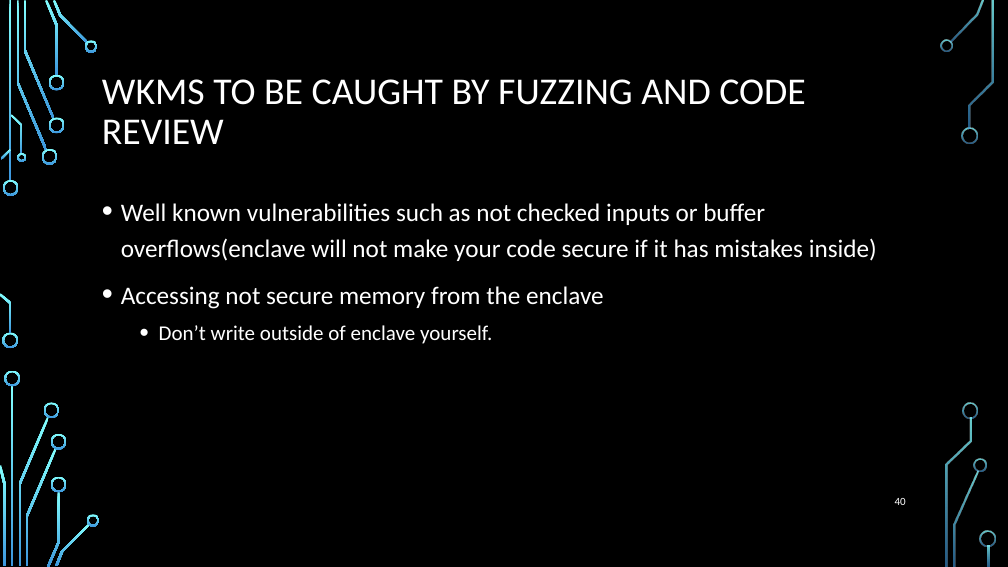
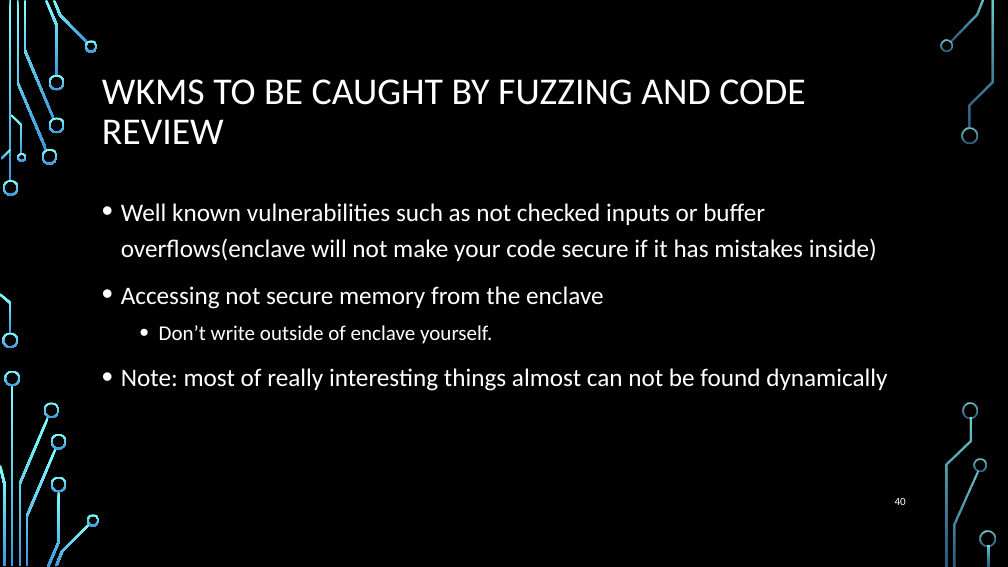
Before and after one commit to wireshrink/RECONMTL-2017, a slide deck: slide 40 of docs/SGX Enclave Programming - Common Mistakes.pptx. Drawn at 1008x567 pixels with LibreOffice and Linux fonts; fonts in the diff are those of the drawing; background and template pictures are left out. Boxes give left, top, right and bottom in pixels: in the first picture for what was removed or moved away, otherwise in the second. Text is boxed around its words. In the diff, an @@ line names an element or a change of style, - is before the commit and + after.

```diff
--- a/docs/SGX Enclave Programming - Common Mistakes.pptx
+++ b/docs/SGX Enclave Programming - Common Mistakes.pptx
@@ text at (121, 368, 887, 391): paragraph added @@
+• Note: most of really interesting things almost can not be found dynamically
```
Also in this commit, not shown: 1 other slide changed, 4 other files.
